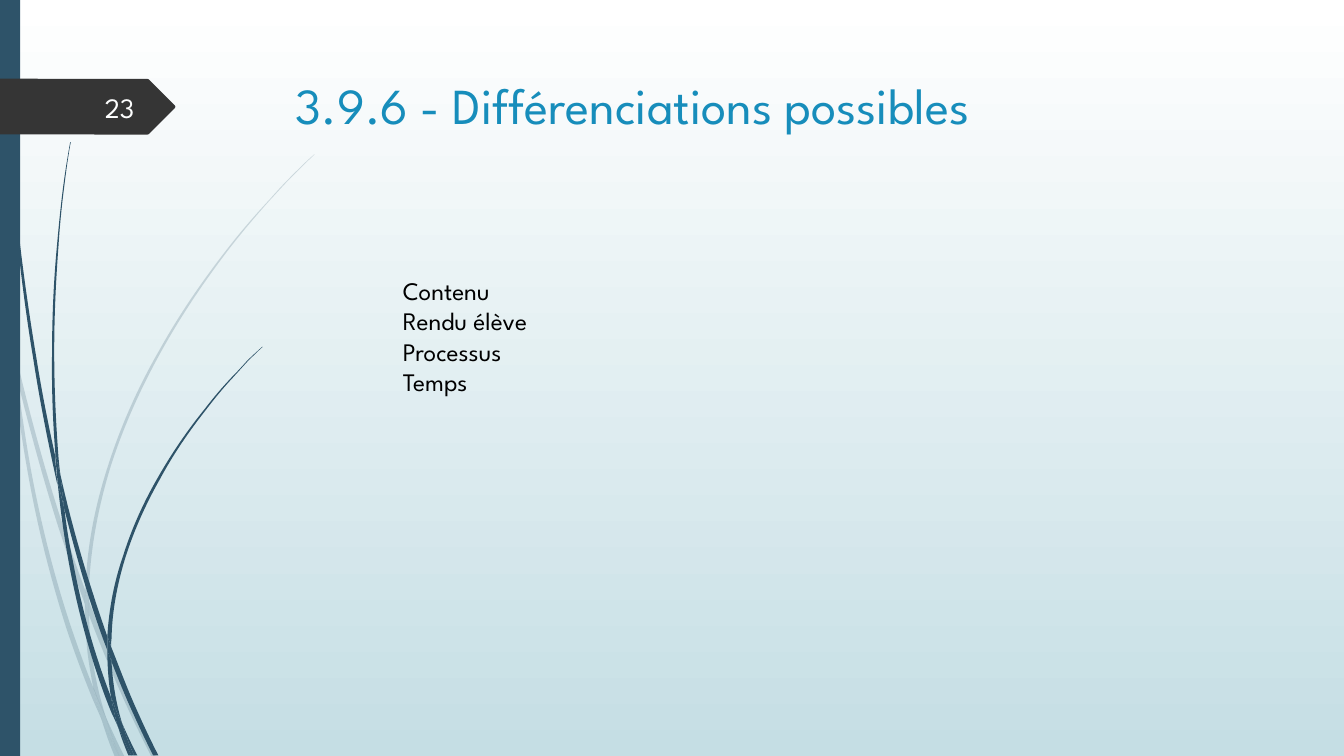
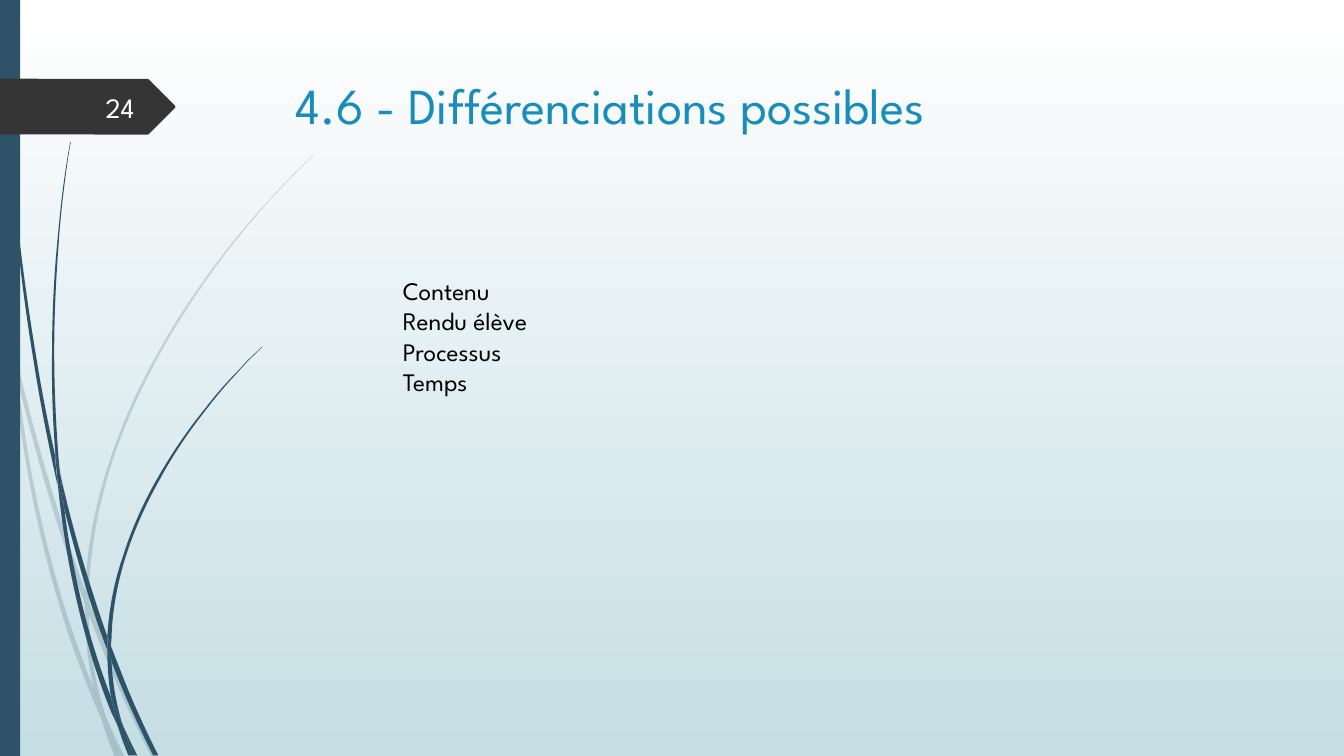
Before and after one commit to SdeuxiModeles/Modeles, a slide deck: slide 24 of N1SPE.pptx (slide 23 before the commit). Drawn at 1344x756 pixels with LibreOffice and Linux fonts; fonts in the diff are those of the drawing. Boxes give left, top, right and bottom in pixels: in the first picture for what was removed or moved away, otherwise in the second. Text is boxed around its words. In the diff, an @@ line names an element or a change of style, - is before the commit and + after.

```diff
--- a/N1SPE.pptx
+++ b/N1SPE.pptx
@@ title at (x1=296, y1=88, x2=924, y2=135): text changed @@
-3.9.6 - Différenciations possibles
+4.6 - Différenciations possibles
@@ page number at (x1=106, y1=99, x2=135, y2=118): text changed @@
-23
+24
```
Also in this commit, not shown: 19 other slides changed, 1 other file.
